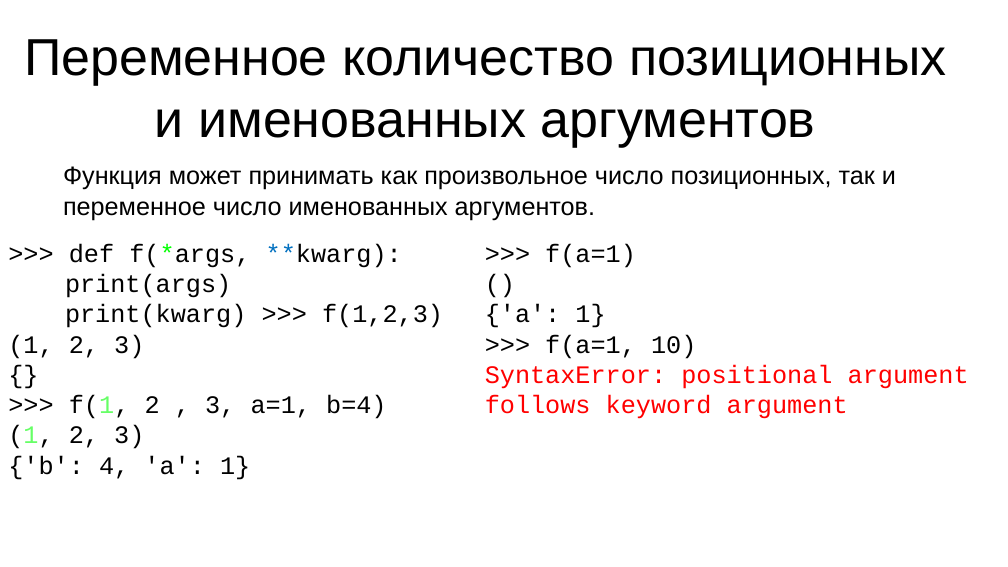
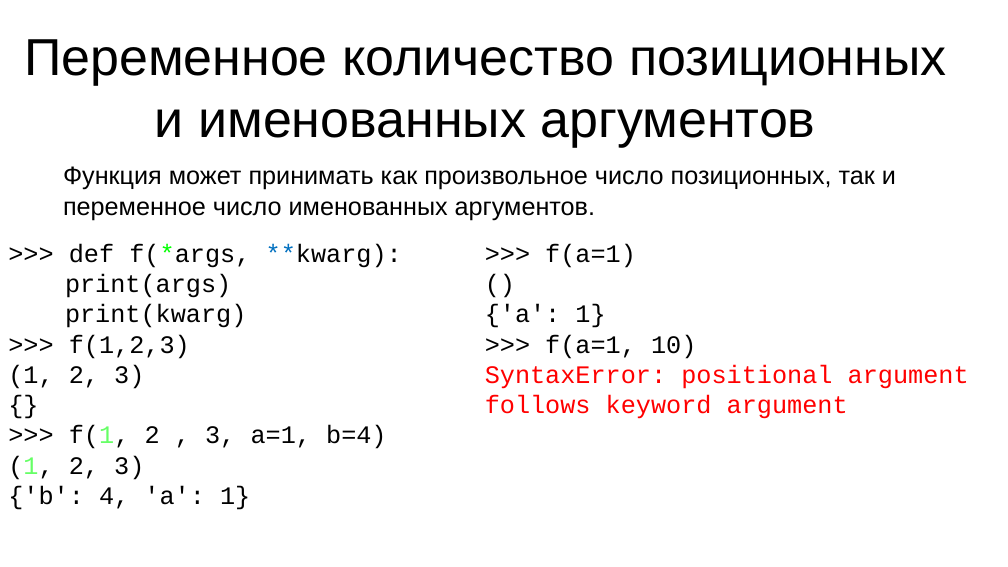
Before and after one commit to maxchv/LearnPython, a slide deck: slide 21 of week04/08.Functions.pptx. Drawn at 1008x567 pixels with LibreOffice and Linux fonts; fonts in the diff are those of the drawing. Boxes give left, top, right and bottom in pixels: in the first picture for what was removed or moved away, otherwise in the second. Text is boxed around its words. In the diff, an @@ line names an element or a change of style, - is before the commit and + after.

```diff
--- a/week04/08.Functions.pptx
+++ b/week04/08.Functions.pptx
@@ text at (65, 304, 246, 359): text changed @@
-print(kwarg) >>> f(1,2,3)
+print(kwarg)
+>>> f(1,2,3)
```
Also in this commit, not shown: 4 other slides changed, 3 slides added, 2 slides removed.
